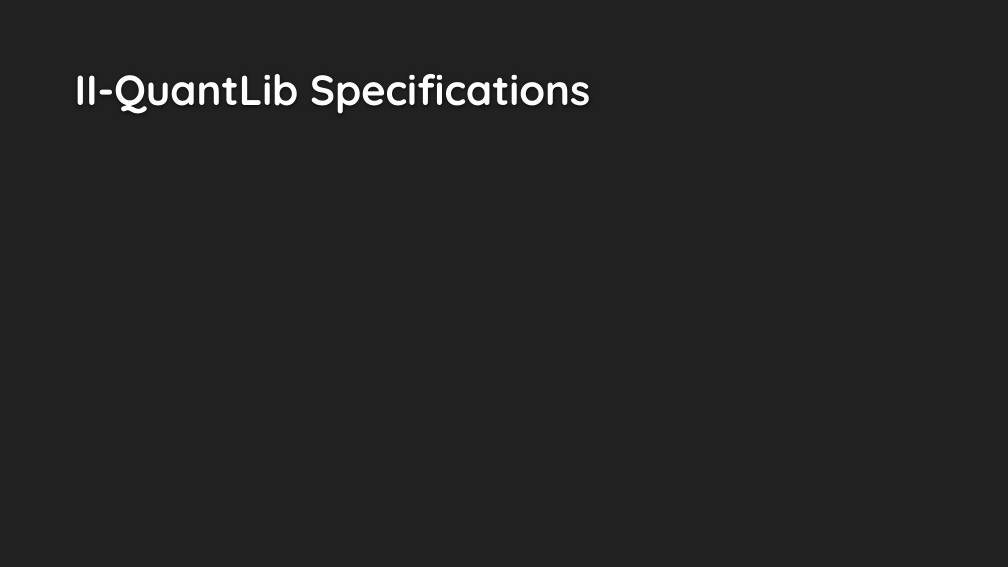
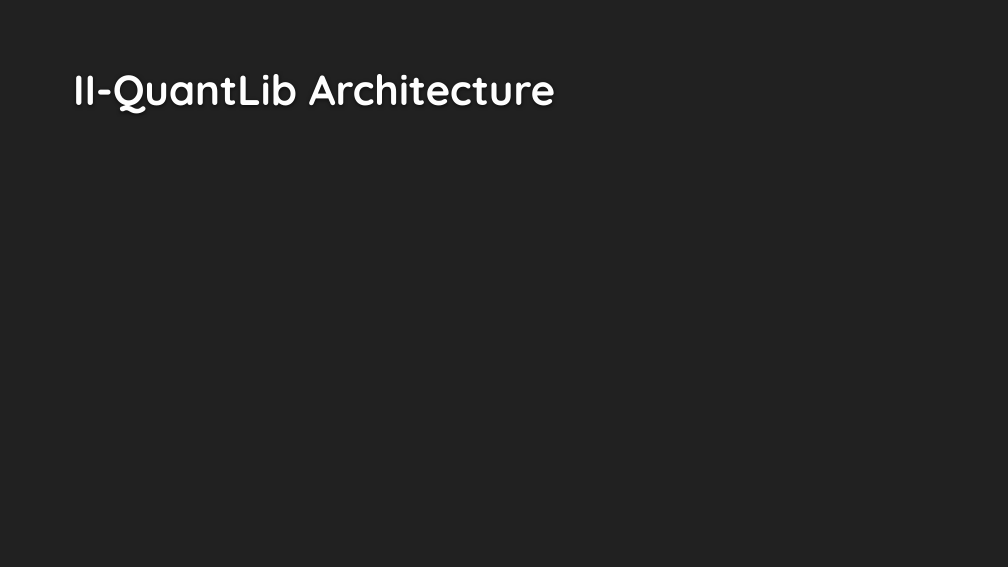
Before and after one commit to Ayadi07/Quantlib, a slide deck: slide 4 of QuantLib1.3 16-01-2014.pptx. Drawn at 1008x567 pixels with LibreOffice and Linux fonts; fonts in the diff are those of the drawing; background and template pictures are left out. Boxes give left, top, right and bottom in pixels: in the first picture for what was removed or moved away, otherwise in the second. Text is boxed around its words. In the diff, an @@ line names an element or a change of style, - is before the commit and + after.

```diff
--- a/QuantLib1.3 16-01-2014.pptx
+++ b/QuantLib1.3 16-01-2014.pptx
@@ title at (x1=73, y1=74, x2=555, y2=114): text changed @@
-II-QuantLib Specifications
+II-QuantLib Architecture
```
Also in this commit, not shown: 3 other slides changed.
